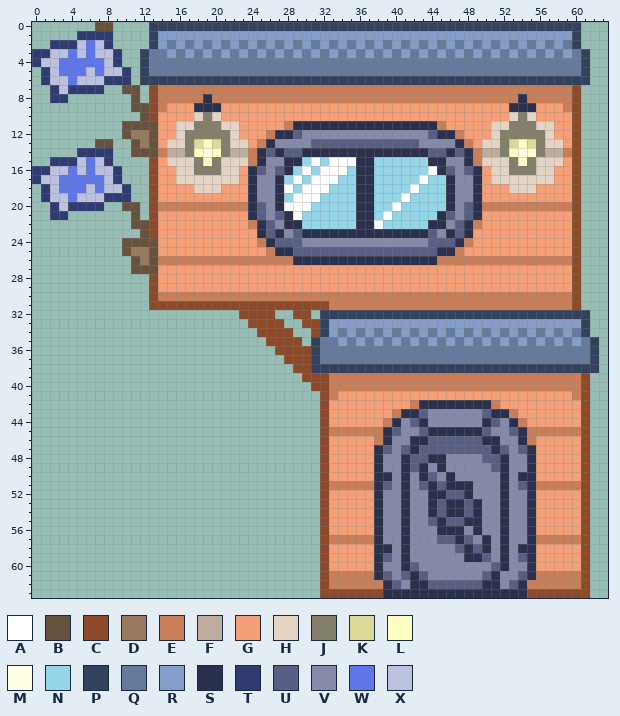
One commit to this pixel-art sprite: assets/Houses/house_2x2_DL_a.png. Above is the file before it was changed.
The file is 64x64 pixels.
Palette (. is transparent): A #ffffff  B #67523e  C #8d4a2a  D #987a60  E #c97e5a  F #bead9d  G #f49f77  H #e4d4c6  J #82806a  K #dcda99  L #fffdc4  M #ffffe4  N #94d5e9  P #32415c  Q #657a9d  R #849dc9  S #2b314c  T #303b72  U #585f82  V #848aa8  W #5f76e9  X #bbc1de
And afterwards:
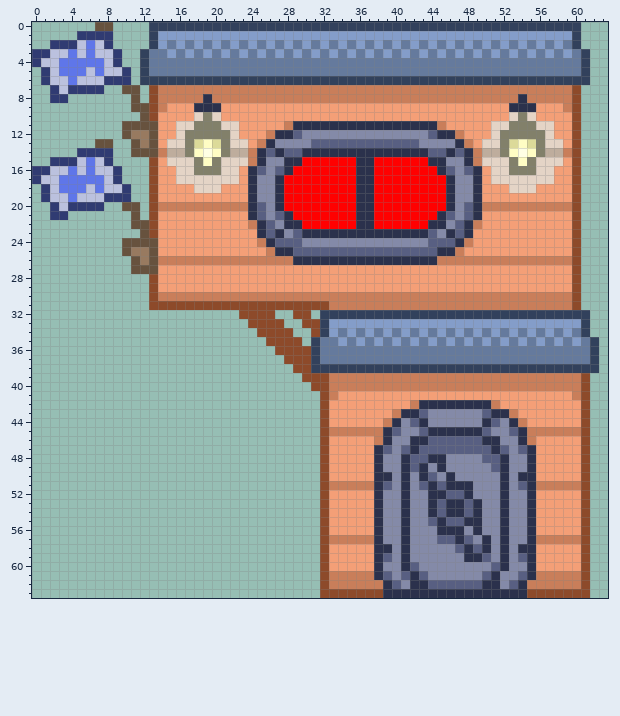
Commit message: updated house graphics to use day/night windows
The exact change:
colour N: #94d5e9 -> #ff0000
y 15: x 31 A -> N; x 33..35 AAA -> NNN
y 16: x 30 A -> N; x 32..34 AAA -> NNN; x 44 A -> N
y 17: x 29 A -> N; x 31..33 AAA -> NNN; x 43 A -> N
y 18: x 28 A -> N; x 30..32 AAA -> NNN; x 42 A -> N
y 19: x 29..31 AAA -> NNN; x 41 A -> N
y 20: x 28..30 AAA -> NNN; x 40 A -> N
y 21: x 29 A -> N; x 39 A -> N
y 22: x 38 A -> N
